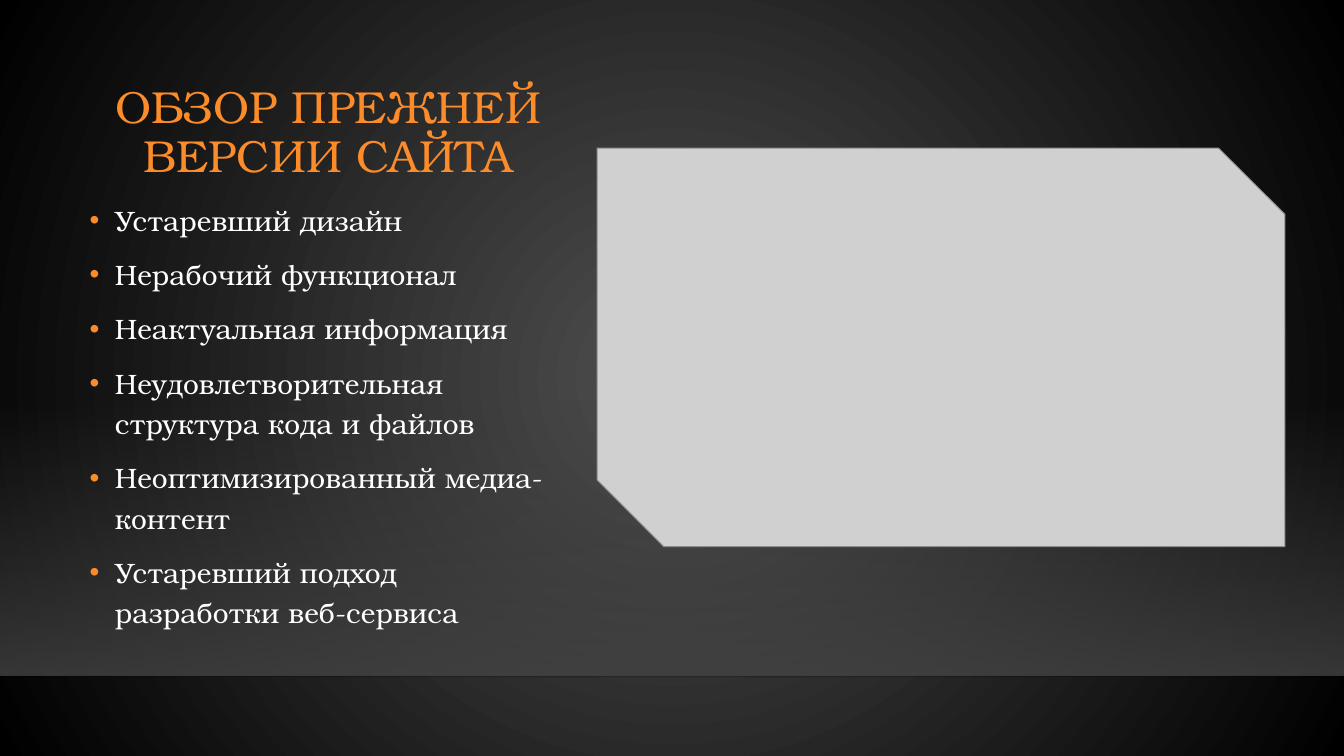
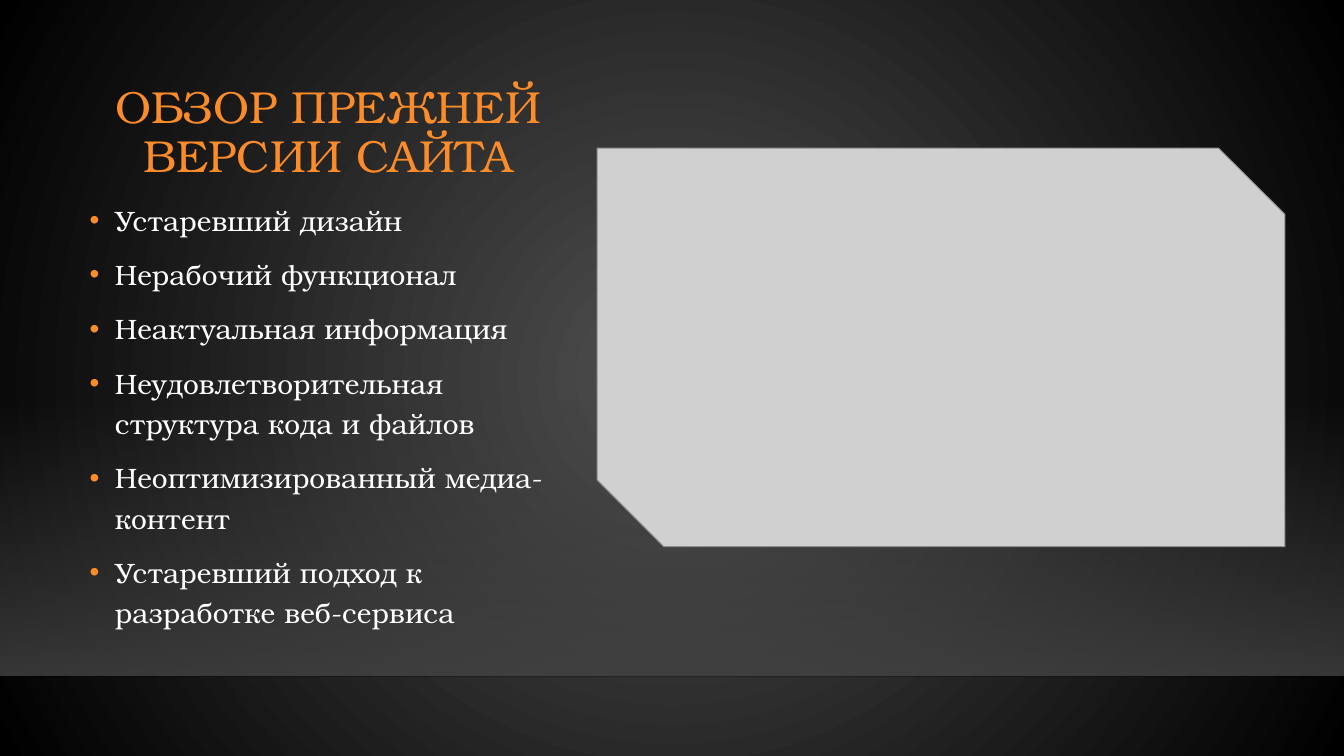
Before and after one commit to gunger28/diploma, a slide deck: slide 4 of Гунгер Диплом презентация.pptx. Drawn at 1344x756 pixels with LibreOffice and Linux fonts; fonts in the diff are those of the drawing; grey boxes stand for pictures; background and template pictures are left out. Boxes give left, top, right and bottom in pixels: in the first picture for what was removed or moved away, otherwise in the second. Text is boxed around its words. In the diff, an @@ line names an element or a change of style, - is before the commit and + after.

```diff
--- a/Гунгер Диплом презентация.pptx
+++ b/Гунгер Диплом презентация.pptx
@@ text at (115,563,454,630): text changed @@
-• Устаревший подход разработки веб-сервиса
+• Устаревший подход к разработке веб-сервиса
```
Also in this commit, not shown: 8 other slides changed, 2 slides added, 3 other files.
